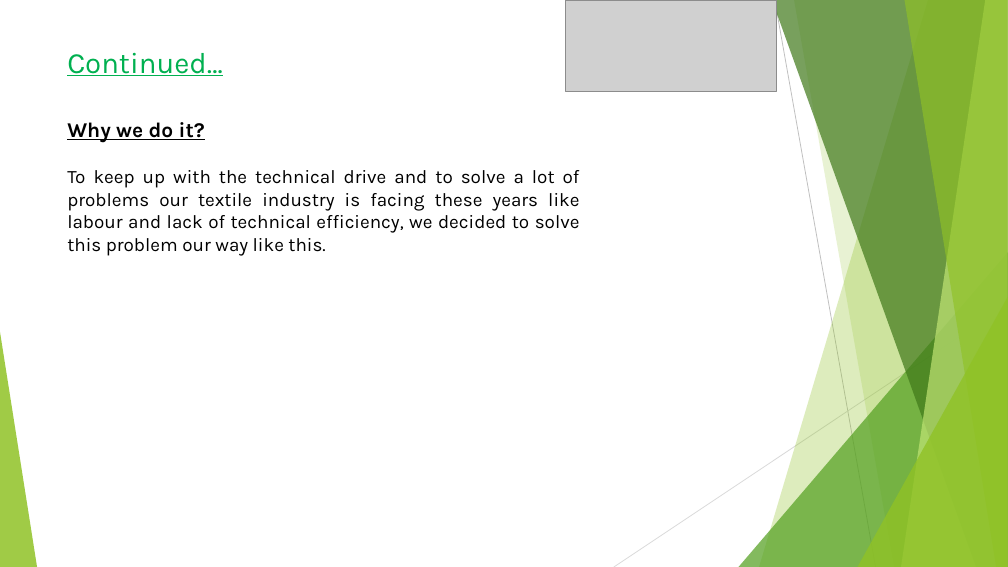
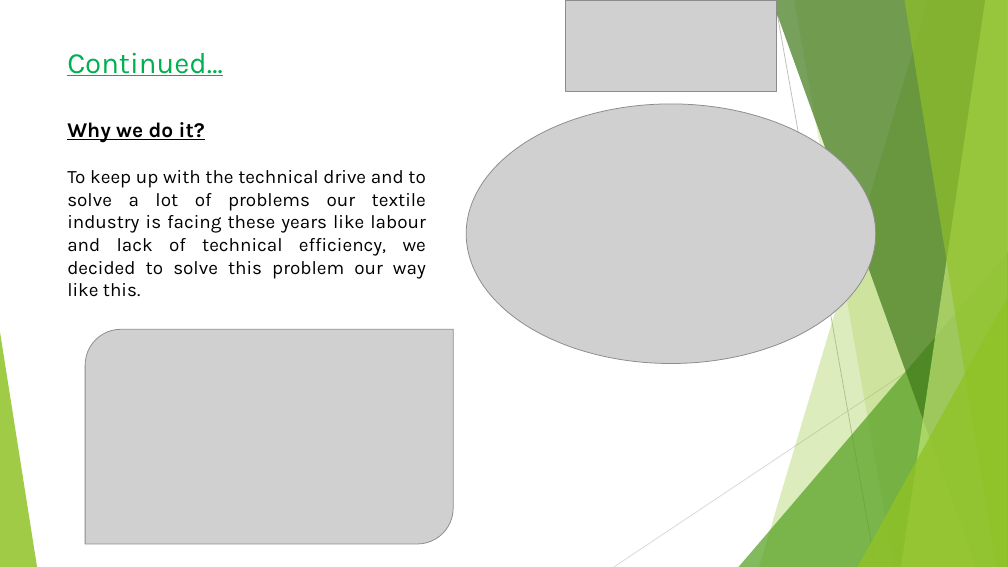
Before and after one commit to subhro1530/Hult-Prize, a slide deck: slide 5 of Demonstration.pptx. Drawn at 1008x567 pixels with LibreOffice and Linux fonts; fonts in the diff are those of the drawing; grey boxes stand for pictures. Boxes give left, top, right and bottom in pixels: in the first picture for what was removed or moved away, otherwise in the second. Text is boxed around its words. In the diff, an @@ line names an element or a change of style, - is before the commit and + after.

```diff
--- a/Demonstration.pptx
+++ b/Demonstration.pptx
@@ text "Why we do it?" rewrapped from (x1=67, y1=122, x2=580, y2=256) to (x1=67, y1=122, x2=426, y2=297) @@
@@ picture added at (x1=467, y1=104, x2=876, y2=363) @@
@@ picture added at (x1=85, y1=330, x2=454, y2=544) @@
```
Also in this commit, not shown: 4 other slides changed.
